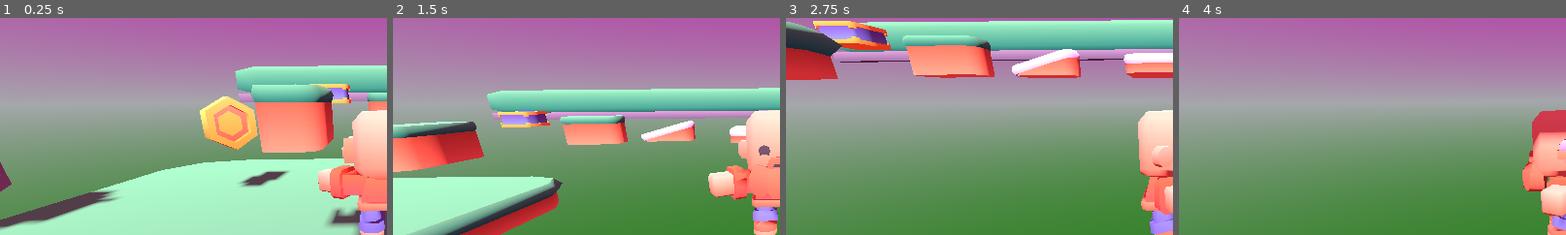
Above: before the commit, frames 1-4 (left to right).
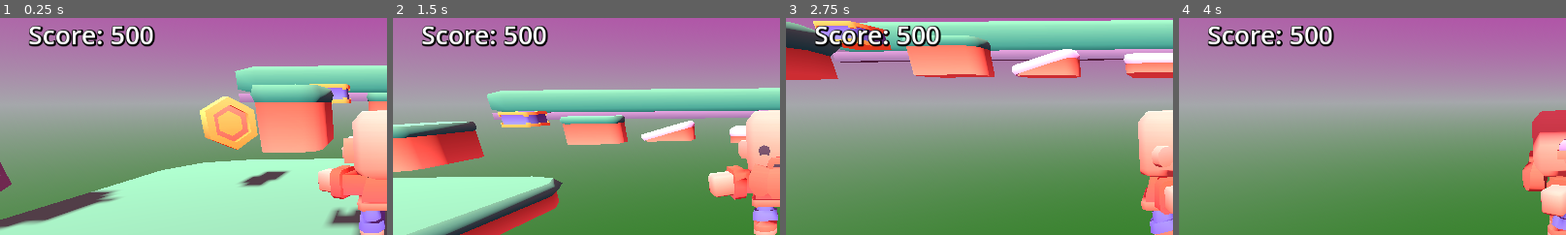
Above: after the commit, the same moments.

Repository: marknair/3DJumpingBean
Game: Godot game, scene res://Scenes/Level_1.tscn
Two runs of this game, one before a commit and one after it. Both use one fixed random seed, a clock stepped at 60 frames per second and the inputs below.
Inputs:
- Up to frame 1 (0.25 s): no input
- Up to frame 2 (1.5 s): hold D (move_right) 0.53-1.28 s; tap Space (jump) at 0.77 s; hold S (more_back) from 1.28 s (still down)
- Up to frame 3 (2.75 s): tap Space (jump) at 1.52 s; release S (more_back) at 2.03 s; hold D (move_right) from 2.03 s (still down)
- Up to frame 4 (4 s): release D (move_right) at 2.78 s; hold W (more_forward) 2.78-3.53 s; tap Space (jump) at 3.02, 3.77 s; hold A (move_left) from 3.53 s (still down)
The pictures show only the part of the screen within x 0-50%, y 9-59%; the shares and areas given below are measured in that part.

The runs differ from the first frame. In frame 1, 2.2% of the frame differs, in the area x 7-41%, y 3-14%; in frame 2, 2.2%; in frame 3, 2.1%; in frame 4, 2.2%.

Commit message:
Added signals for scoring

Diff:
--- a/Scenes/player.tscn
+++ b/Scenes/player.tscn
@@ -1,13 +1,19 @@
-[gd_scene load_steps=6 format=3 uid="uid://4y3egkmar7q8"]
+[gd_scene load_steps=8 format=3 uid="uid://4y3egkmar7q8"]
 
 [ext_resource type="Script" uid="uid://t377d1bkr081" path="res://Scripts/player.gd" id="1_cvnsp"]
 [ext_resource type="ArrayMesh" uid="uid://cv63qxwx7c2m2" path="res://Models/Characters/character-male-b.obj" id="1_v0iea"]
 [ext_resource type="Script" uid="uid://bf7vo745wm23q" path="res://Scripts/player_model.gd" id="3_6t5aa"]
+[ext_resource type="Script" uid="uid://b62n0341ybe7t" path="res://Scripts/PlayerUI.gd" id="4_fkybt"]
 [ext_resource type="Texture2D" uid="uid://4o2gegeyphbr" path="res://Sprites/hud_heartFull.png" id="4_vgqql"]
 
 [sub_resource type="CapsuleShape3D" id="CapsuleShape3D_cvnsp"]
 radius = 0.17486572
 height = 0.34973145
+
+[sub_resource type="LabelSettings" id="LabelSettings_vgqql"]
+font_size = 38
+shadow_size = 8
+shadow_color = Color(0, 0, 0, 1)
 
 [node name="Player" type="CharacterBody3D" groups=["Player"]]
 transform = Transform3D(0.9986865, 0, 0.051237874, 0, 1, 0, -0.051237874, 0, 0.9986865, 0, 0, 0)
@@ -27,6 +33,7 @@
 shape = SubResource("CapsuleShape3D_cvnsp")
 
 [node name="CanvasLayer" type="CanvasLayer" parent="."]
+script = ExtResource("4_fkybt")
 
 [node name="HealthContainer" type="HBoxContainer" parent="CanvasLayer"]
 offset_right = 40.0
@@ -51,3 +58,11 @@
 [node name="Heart5" type="TextureRect" parent="CanvasLayer/HealthContainer"]
 layout_mode = 2
 texture = ExtResource("4_vgqql")
+
+[node name="ScoreText" type="Label" parent="CanvasLayer"]
+offset_left = 42.0
+offset_top = 59.0
+offset_right = 229.0
+offset_bottom = 112.0
+text = "Score: 500"
+label_settings = SubResource("LabelSettings_vgqql")
--- /dev/null
+++ b/Scripts/PlayerUI.gd
@@ -0,0 +1,24 @@
+extends CanvasLayer
+@onready var health_container = $HealthContainer
+var hearts: Array = []
+
+@onready var score_text: Label = $ScoreText
+
+
+# Called when the node enters the scene tree for the first time.
+func _ready() -> void:
+	var player = get_parent()
+
+	player.OnTakeDamage.connect(_update_hearts)
+	player.OnUpdateScore.connect(_update_score_text)
+
+
+# Called every frame. 'delta' is the elapsed time since the previous frame.
+func _process(delta: float) -> void:
+	pass
+
+func _update_hearts(health: int):
+	pass
+
+func _update_score_text(score: int):
+	score_text.text = "Score: " + str(score)
--- a/Scripts/player.gd
+++ b/Scripts/player.gd
@@ -1,4 +1,6 @@
 extends CharacterBody3D
+signal OnTakeDamage(hp: int)
+signal OnUpdateScore(score: int)
 
 @export var health : int = 3
 @export var move_speed : float = 3.0
@@ -28,6 +30,7 @@
 
 func take_damage(amount: int):
 	health -= amount
+	OnTakeDamage.emit(health)
 	if health <= 0:
 		_game_over()
 
Not shown, added: Scripts/PlayerUI.gd.uid
